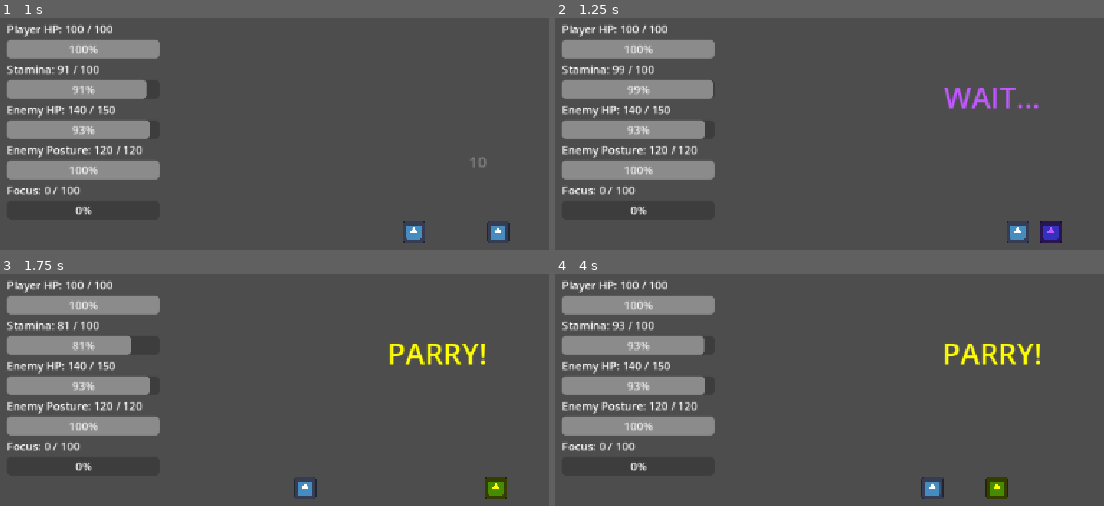
Above: before the commit, frames 1-4 (two rows, left to right).
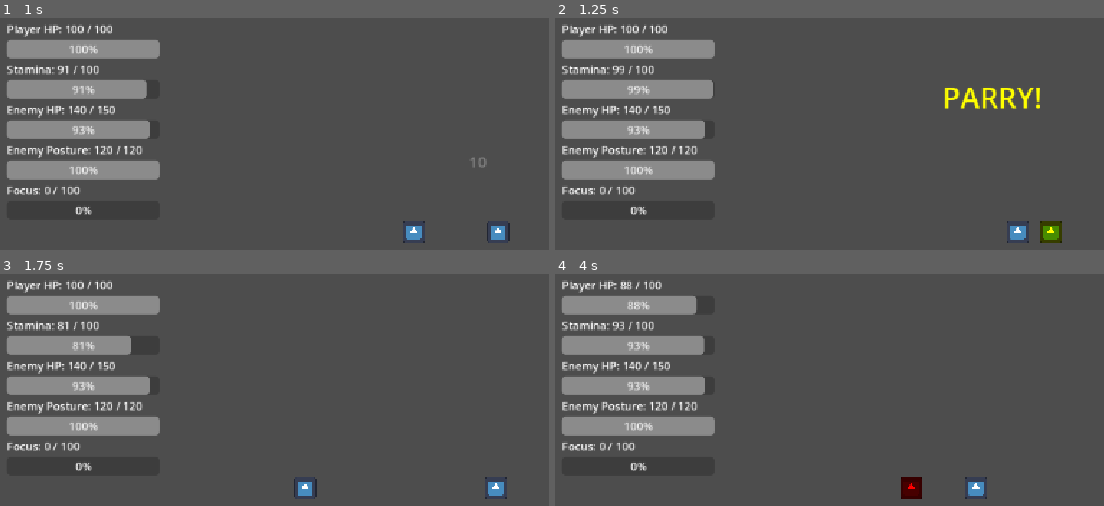
Above: after the commit, the same moments.

Repository: shanwinder/lastblade
Game: Godot game, scene res://scenes/main/Main.tscn
Two runs of this game, one before a commit and one after it. Both use one fixed random seed, a clock stepped at 60 frames per second and the inputs below. The engine's default icon, where the game draws it, is replaced by a stand-in: a white triangle on a blue panel in a dark square.
Inputs:
- Up to frame 1 (1 s): hold Right (ui_right) from 0.53 s (still down); tap A (attack) at 0.6 s
- Up to frame 2 (1.25 s): keep holding Right (ui_right)
- Up to frame 3 (1.75 s): release Right (ui_right) at 1.28 s; hold Left (ui_left) from 1.28 s (still down); tap S (dash) at 1.35 s
- Up to frame 4 (4 s): release Left (ui_left) at 2.03 s; hold Right (ui_right) 2.03-3.53 s; tap D (parry) at 2.1 s; tap R at 2.85 s; hold Left (ui_left) from 3.53 s (still down); tap A (attack) at 3.6 s

Frame 1 is identical in both runs. In frame 2, 1.5% of the frame differs, in the area x 70-93%, y 30-97%; in frame 3, 1.2%; in frame 4, 2.4%, in the area x 11-89%, y 2-97%.

Commit message:
HUD: auto-detect enemy/boss and update signals
Replace hardcoded EnemyDummy lookup with dynamic detection in HUD.gd. Adds find_combat_target() to scan Main's children for nodes exposing enemy_stats_changed and enemy_died signals, connects those signals to the HUD, and guards with a null-check to avoid errors. Update Main.tscn to rename EnemyDummy to BossBrokenMaster so the HUD can attach to boss nodes. This removes the fixed node-name dependency and lets HUD work with both enemies and bosses.

Diff:
--- a/last-blade-trial/HUD.gd
+++ b/last-blade-trial/HUD.gd
@@ -3,7 +3,7 @@
 # =========================
 # HUD.gd
 # ใช้แสดงค่า HP, Stamina ของ Player
-# และ HP, Posture ของ EnemyDummy
+# และ HP, Posture ของ Enemy หรือ Boss
 # =========================
 
 # =========================
@@ -54,6 +54,29 @@
 
 # ใช้เช็กว่าเกมจบแล้วหรือยัง
 var is_game_finished: bool = false
+
+func find_combat_target():
+	# หา node ศัตรูหรือบอสจากลูกทั้งหมดของ Main
+	# วิธีนี้ไม่สนใจว่า node ชื่อ EnemyDummy หรือ BossBrokenMaster
+	# ขอแค่ node นั้นมี signal สำหรับ HUD ก็พอ
+
+	var main_node = get_parent()
+
+	# วนดูทุก node ลูกของ Main
+	for child in main_node.get_children():
+		# ข้าม HUD ตัวเอง เพื่อไม่ให้ตรวจตัวเองผิด
+		if child == self:
+			continue
+
+		# ตรวจว่า node นี้มี signal แบบศัตรูหรือบอสหรือไม่
+		# BossBrokenMaster และ EnemyDummy มี signal เหล่านี้เหมือนกัน
+		if child.has_signal("enemy_stats_changed") and child.has_signal("enemy_died"):
+			print("HUD found combat target:", child.name)
+			return child
+
+	# ถ้าหาไม่เจอ ให้คืนค่า null
+	print("HUD ERROR: combat target not found")
+	return null
 
 func _ready() -> void:
 	# กันกรณี reload scene ตอนเกมกำลัง Hit Stop
@@ -63,14 +86,19 @@
 	# หา node Player จาก Main
 	var player = get_parent().get_node("Player")
 
-	# หา node EnemyDummy จาก Main
-	var enemy = get_parent().get_node("EnemyDummy")
+	# หา Enemy หรือ Boss อัตโนมัติ
+	# ไม่ล็อกชื่อว่า EnemyDummy อีกต่อไป
+	var enemy = find_combat_target()
+
+	# ถ้าหาศัตรูหรือบอสไม่เจอ ให้หยุดเพื่อกัน error
+	if enemy == null:
+		return
 
 	# เชื่อม signal จาก Player มายัง HUD
 	# เมื่อ HP หรือ Stamina เปลี่ยน HUD จะอัปเดตทันที
 	player.stats_changed.connect(update_player_stats)
 
-	# เชื่อม signal จาก EnemyDummy มายัง HUD
+	# เชื่อม signal จาก Enemy หรือ Boss มายัง HUD
 	# เมื่อ HP หรือ Posture ของศัตรูเปลี่ยน HUD จะอัปเดตทันที
 	enemy.enemy_stats_changed.connect(update_enemy_stats)
 
--- a/last-blade-trial/scenes/main/Main.tscn
+++ b/last-blade-trial/scenes/main/Main.tscn
@@ -44,7 +44,7 @@
 [node name="CollisionShape2D" type="CollisionShape2D" parent="Player/Hurtbox" unique_id=749896351]
 shape = SubResource("RectangleShape2D_32k8f")
 
-[node name="EnemyDummy" parent="." unique_id=631216959 instance=ExtResource("5_sjxhf")]
+[node name="BossBrokenMaster" parent="." unique_id=631216959 instance=ExtResource("5_sjxhf")]
 position = Vector2(780, 324)
 
 [node name="HUD" type="CanvasLayer" parent="." unique_id=1436178556]
